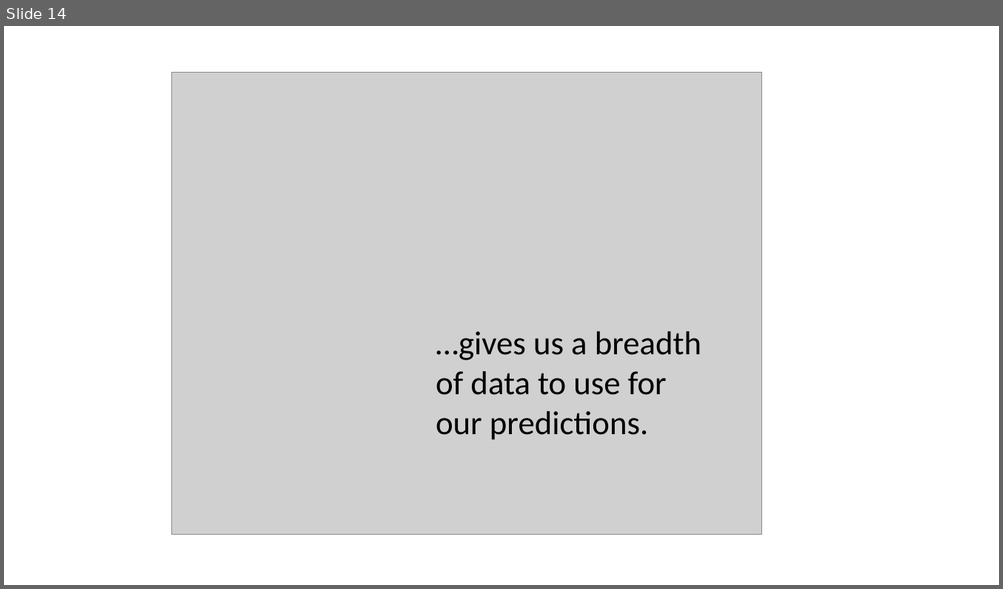
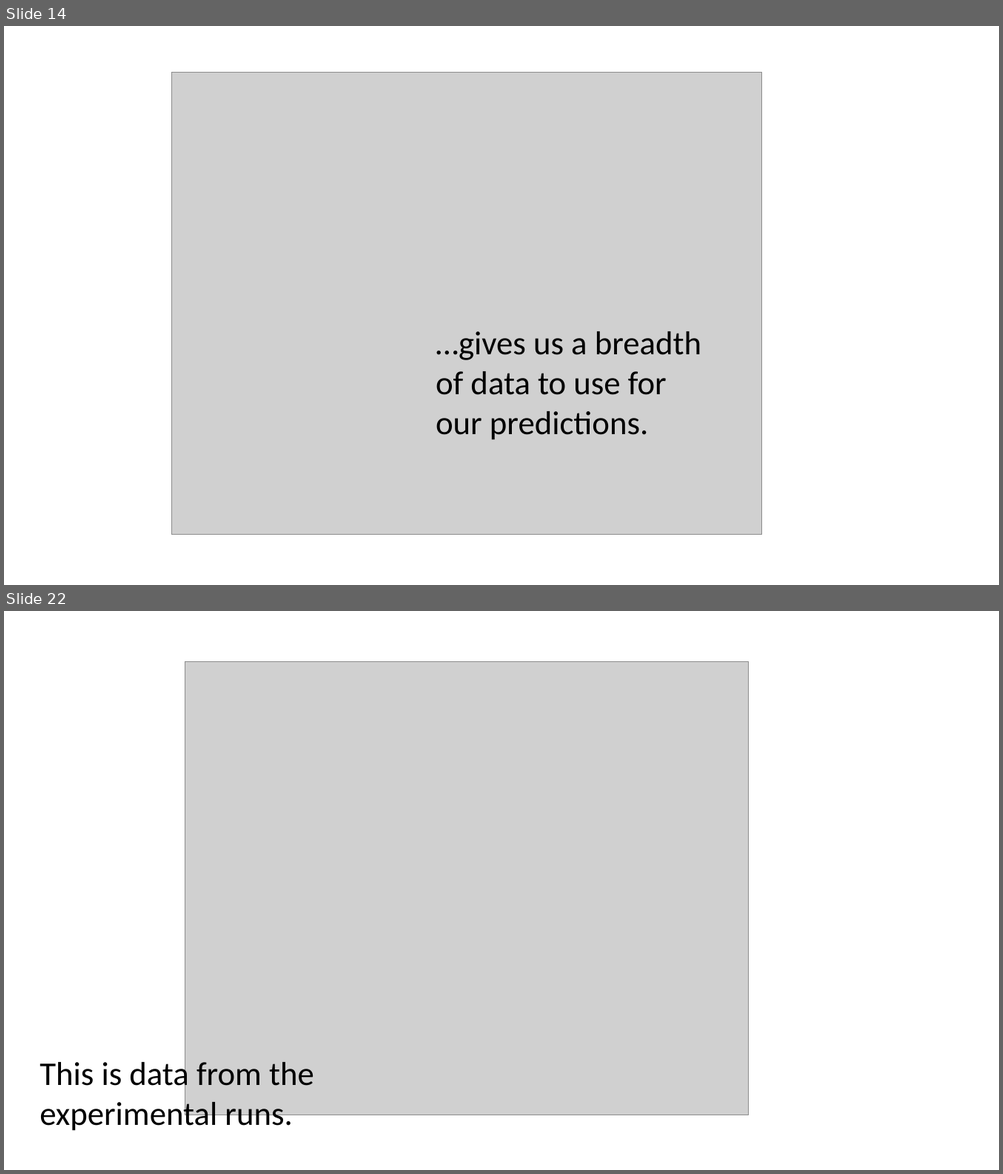
Before and after one commit to craiglawrie/TimeAtTemperature, a slide deck: images/Time-At-Temperature-Presentation.pptx. Shown one above the other, each under a label of ours: slide 14 before the commit, slides 14 and 22 after it; the slides between them are not shown. The pictures are 1003x589 and 1003x1174 pixels, drawn with LibreOffice and Linux fonts; fonts in the diff are those of the drawing; grey boxes stand for pictures. Boxes give left, top, right and bottom in pixels: in the first picture for what was removed or moved away, otherwise in the second. Text is boxed around its words. In the diff, an @@ line names an element or a change of style, - is before the commit and + after.

```diff
--- a/images/Time-At-Temperature-Presentation.pptx
+++ b/images/Time-At-Temperature-Presentation.pptx
@@ slide 22 added at (4, 611, 999, 1170), background #FFFFFF @@
@@ picture added at (185, 662, 748, 1116) @@
@@ text added at (40, 1058, 314, 1134), 32 pt, text #000000 @@
+This is data from the experimental runs.
```
Also in this commit, not shown: 1 slide changed, 7 other slides added, 4 other files.
